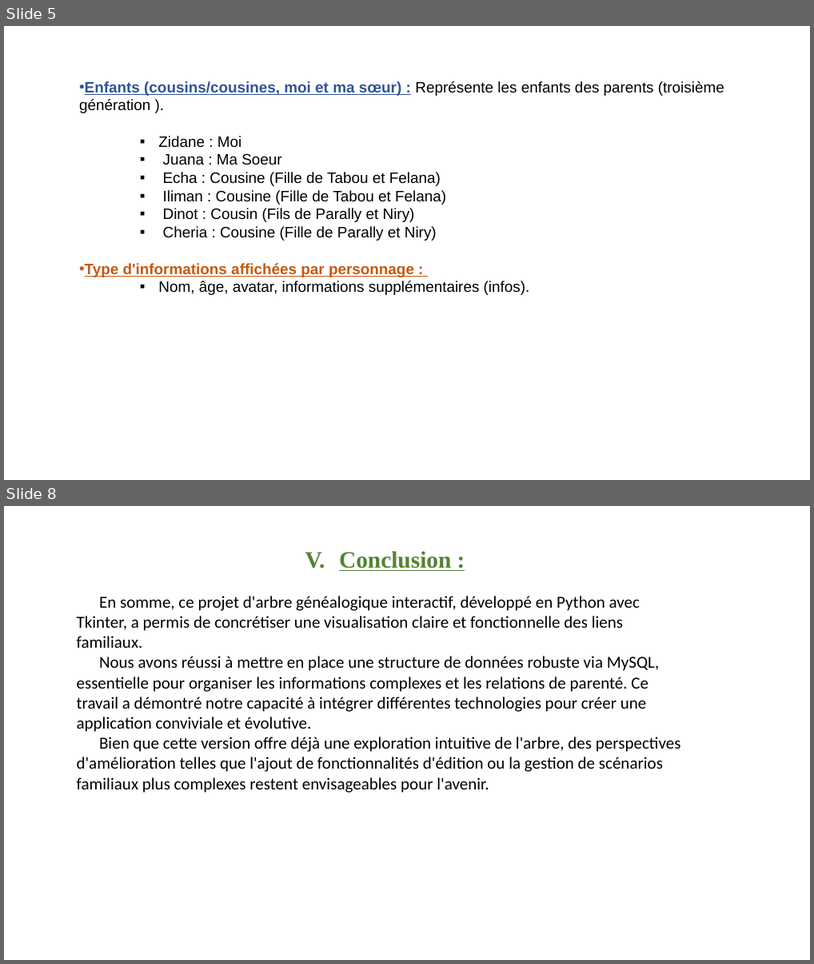
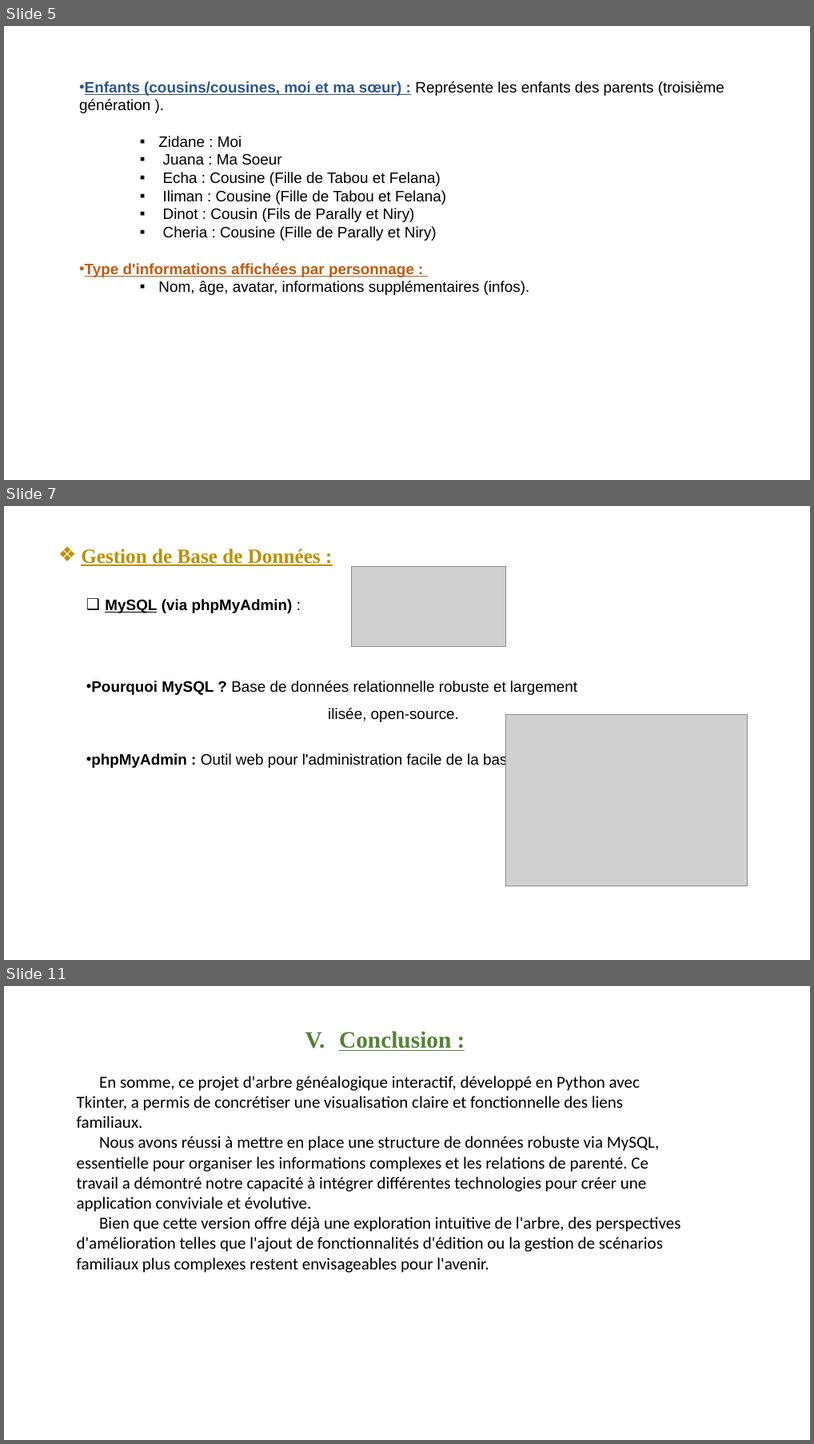
Before and after one commit to Zidaneravilimita/Arbre-genealogique, a slide deck: Présentation PP.pptx. Shown one above the other, each under a label of ours: slides 5 and 8 before the commit, slides 5, 7 and 11 after it; the slides between them are not shown. The pictures are 814x964 and 814x1444 pixels, drawn with LibreOffice and Linux fonts; fonts in the diff are those of the drawing; grey boxes stand for pictures. Boxes give left, top, right and bottom in pixels: in the first picture for what was removed or moved away, otherwise in the second. Text is boxed around its words. In the diff, an @@ line names an element or a change of style, - is before the commit and + after.

```diff
--- a/Présentation PP.pptx
+++ b/Présentation PP.pptx
@@ slide 7 added at (4,506,810,960), background #FFFFFF @@
@@ text added at (81,548,321,566), 24 pt, text #BF9000, bold, underline @@
+❖ Gestion de Base de Données :
@@ picture added at (352,567,506,646) @@
@@ text added at (91,599,578,768), 18 pt, text #000000 @@
+❑ MySQL (via phpMyAdmin) :
+• Pourquoi MySQL ? Base de données relationnelle robuste et largement ilisée, open-source.
+• phpMyAdmin : Outil web pour l'administration facile de la base de données.
@@ picture added at (506,714,748,885) @@
@@ what was slide 8 is now slide 11 @@
```
Also in this commit, not shown: 1 slide changed, 2 other slides added.
